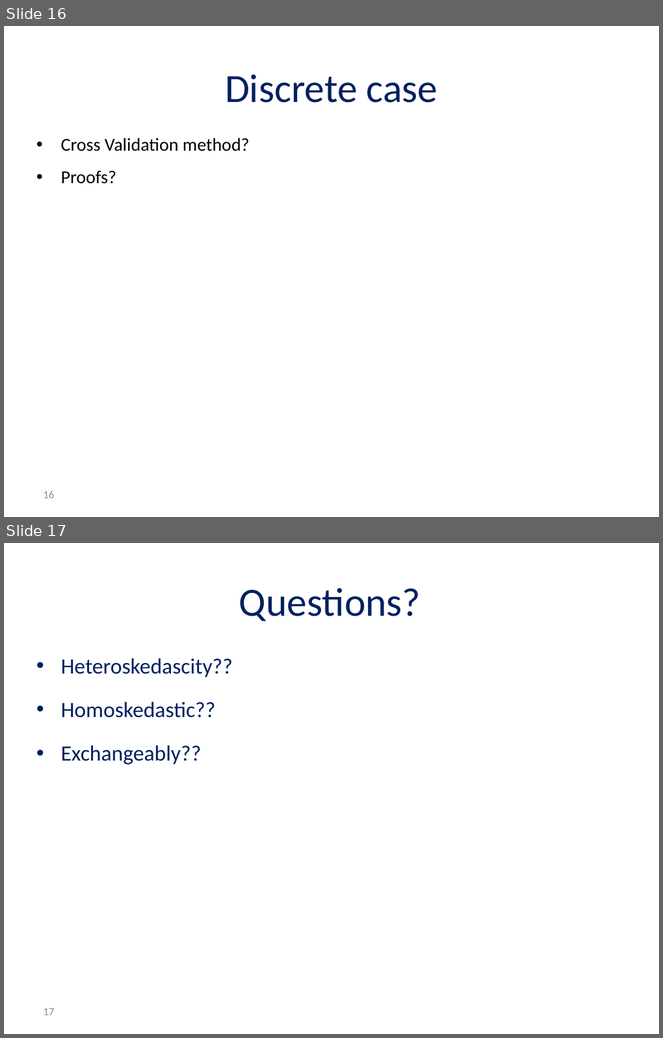
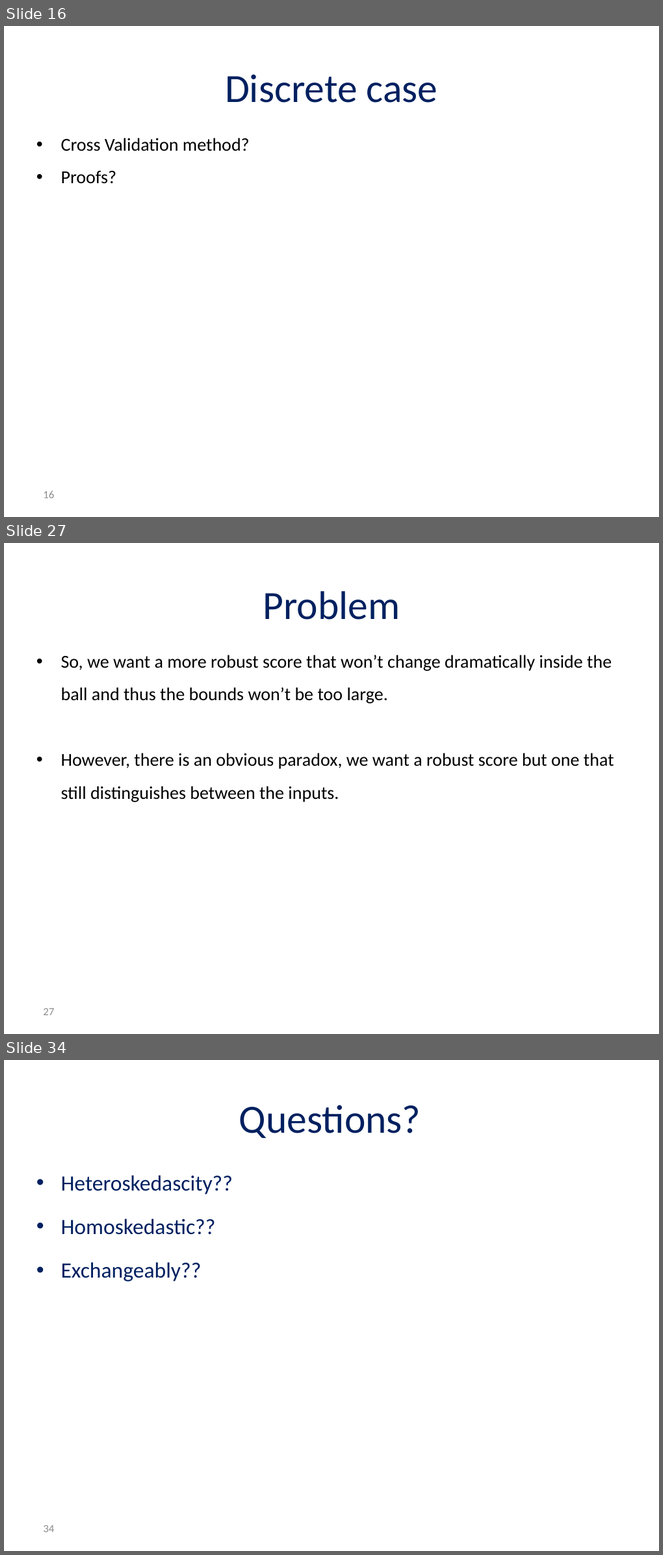
Before and after one commit to Asaf1408/Thesis, a slide deck: Qunatile regression.PPTX. Shown one above the other, each under a label of ours: slides 16 and 17 before the commit, slides 16, 27 and 34 after it; the slides between them are not shown. The pictures are 663x1038 and 663x1555 pixels, drawn with LibreOffice and Linux fonts; fonts in the diff are those of the drawing; background and template pictures are left out. Boxes give left, top, right and bottom in pixels: in the first picture for what was removed or moved away, otherwise in the second. Text is boxed around its words. In the diff, an @@ line names an element or a change of style, - is before the commit and + after.

```diff
--- a/Qunatile regression.PPTX
+++ b/Qunatile regression.PPTX
@@ slide 27 added at (4, 543, 659, 1034), background #FFFFFF @@
@@ title added at (263, 591, 400, 620), 44 pt, text #002060 @@
+Problem
@@ text added at (61, 655, 614, 802), 20 pt, text #000000 @@
+• So, we want a more robust score that won’t change dramatically inside the ball and thus the bounds won’t be too large.
+• However, there is an obvious paradox, we want a robust score but one that still distinguishes between the inputs.
@@ page number added at (43, 1008, 54, 1016), 12 pt, text #8C8C8C @@
+27
@@ what was slide 17 is now slide 34 @@
@@ page number at (43, 1525, 54, 1533): text changed @@
-17
+34
```
Also in this commit, not shown: 16 other slides added, 51 other files.
